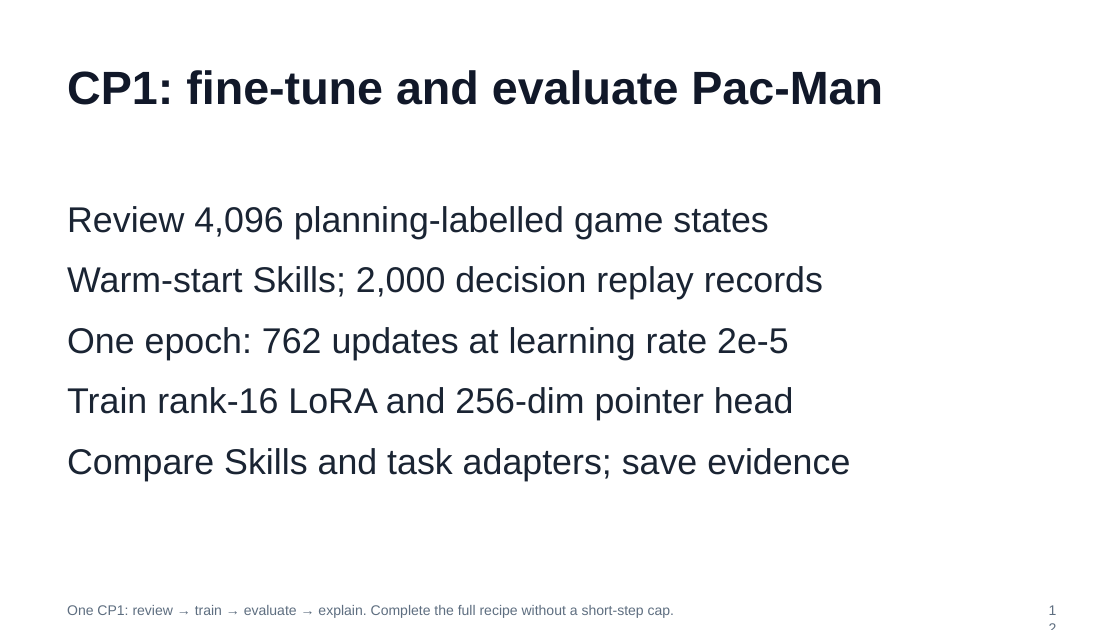
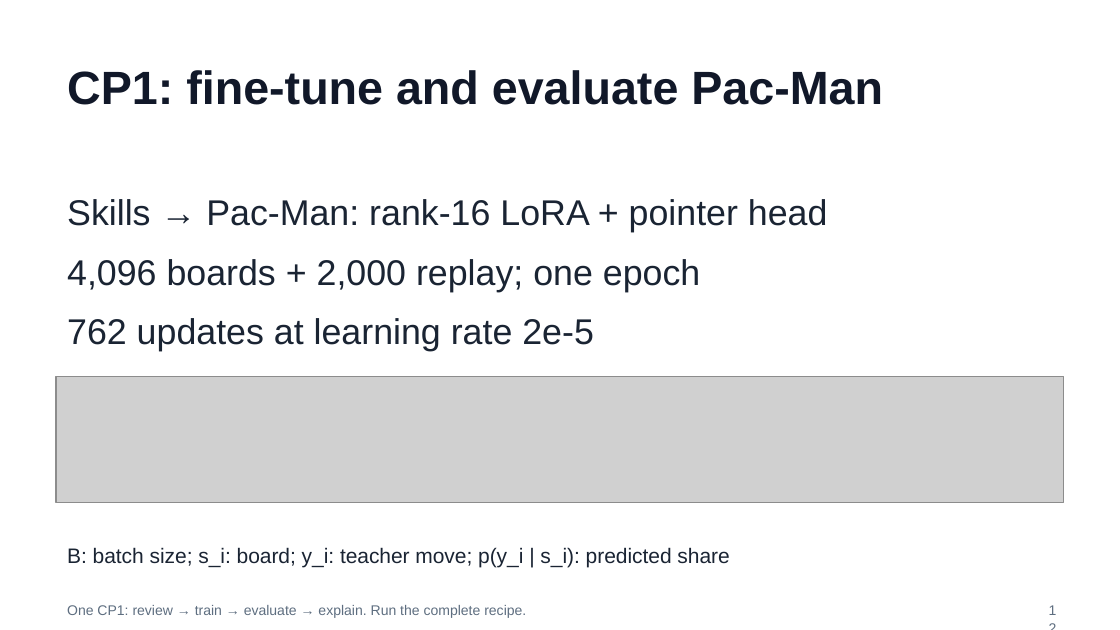
Before and after one commit to huixu11/QPlusLearning, a slide deck: slide 12 of labs/lab-01-kev-pacman/slides/pacman-lab.pptx. Drawn at 1120x630 pixels with LibreOffice and Linux fonts; fonts in the diff are those of the drawing; grey boxes stand for pictures. Boxes give left, top, right and bottom in pixels: in the first picture for what was removed or moved away, otherwise in the second. Text is boxed around its words. In the diff, an @@ line names an element or a change of style, - is before the commit and + after.

```diff
--- a/labs/lab-01-kev-pacman/slides/pacman-lab.pptx
+++ b/labs/lab-01-kev-pacman/slides/pacman-lab.pptx
@@ text at <box>67,199,828,351</box>: text changed @@
-Review 4,096 planning-labelled game states
-Warm-start Skills; 2,000 decision replay records
-One epoch: 762 updates at learning rate 2e-5
-Train rank-16 LoRA and 256-dim pointer head
-Compare Skills and task adapters; save evidence
+Skills → Pac-Man: rank-16 LoRA + pointer head
+4,096 boards + 2,000 replay; one epoch
+762 updates at learning rate 2e-5
@@ picture added at <box>56,376,1064,502</box> @@
@@ text added at <box>67,547,729,568</box>, 13.5 pt, text #1A2433 @@
+B: batch size; s_i: board; y_i: teacher move; p(y_i | s_i): predicted share
@@ text at <box>67,605,526,618</box>: text changed @@
-One CP1: review → train → evaluate → explain. Complete the full recipe without a short-step cap.
+One CP1: review → train → evaluate → explain. Run the complete recipe.
```
Also in this commit, not shown: 4 other slides changed, 2 slides added, 2 slides removed, 7 other files.
